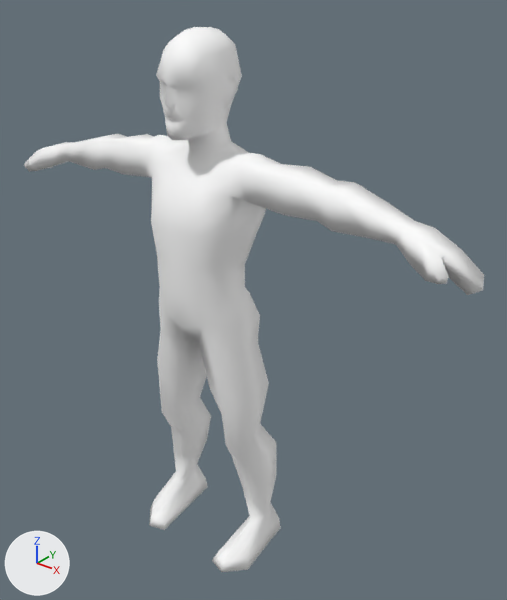
Renders of the FBX model Contents/mods/The Last of Us Infected/media/anims_X/Zombie/clickerIdle4.fbx from each side of a commit.
One viewpoint serves both versions: a camera (50 mm lens) standing at (7.82, -8.11, 10.82) and looking at (0.58, 0.94, 5.21). The axes (+X, +Y, +Z) are drawn at lower left. The lights are the same throughout. Where no turn or scale is listed for an object, it has been applied to the vertices.

The older version as bpy lines, for what is in view:
```python
me_body = bpy.data.meshes.new('Body')
me_body.from_pydata(...)  # 416 vertices, 826 faces; spans x -4.98..4.98, y -0.61..1.08, z -0.01..9.9
me_body.materials.append(mat_01___defaultqqq)  # its picture is missing
ob_body = bpy.data.objects.new('Body', me_body)
ob_body.location = (0.0, 0.0, 0.0)
```
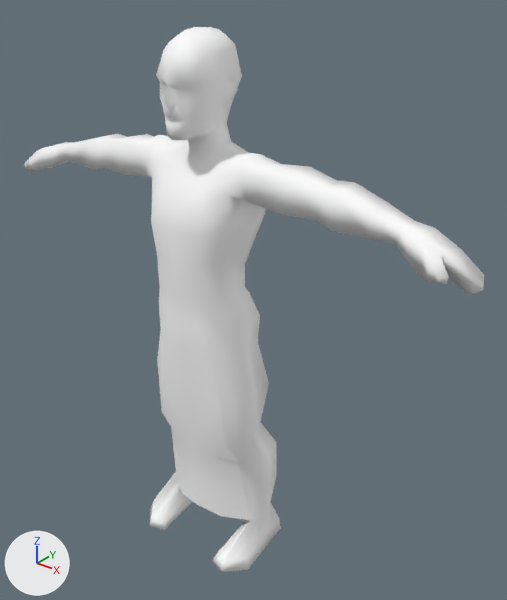
The newer file is also rescaled (x9.901) as a whole; pictures and numbers use the older file's frame.

Changed parts and their boxes (x1, y1, x2, y2) in the pictures (507 x 600 px):
part 1 of me_body, added
    after: (161, 314, 273, 521)

What the commit changed:
me_body is used by ob_body; location (0.0, 0.0, 0.0).
me_body had 416 vertices, 826 faces and spanned x -4.98..4.98, y -0.61..1.08, z -0.01..9.9.
me_body now has 470 vertices, 914 faces and spans x -4.98..4.98, y -0.61..1.23, z -0.01..9.9.
Part 1, on me_body:
54 vertices are added at x -1.21..1.25, y -0.43..1.23, z 0.74..4.67.
88 new faces join them.
